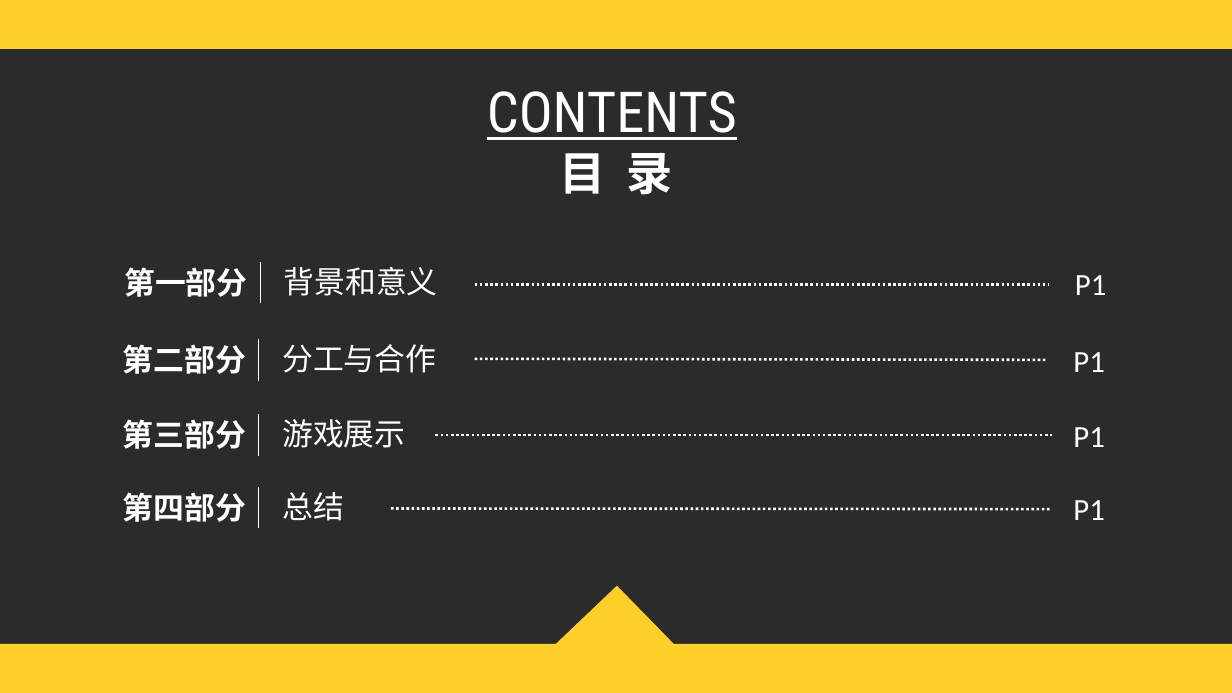
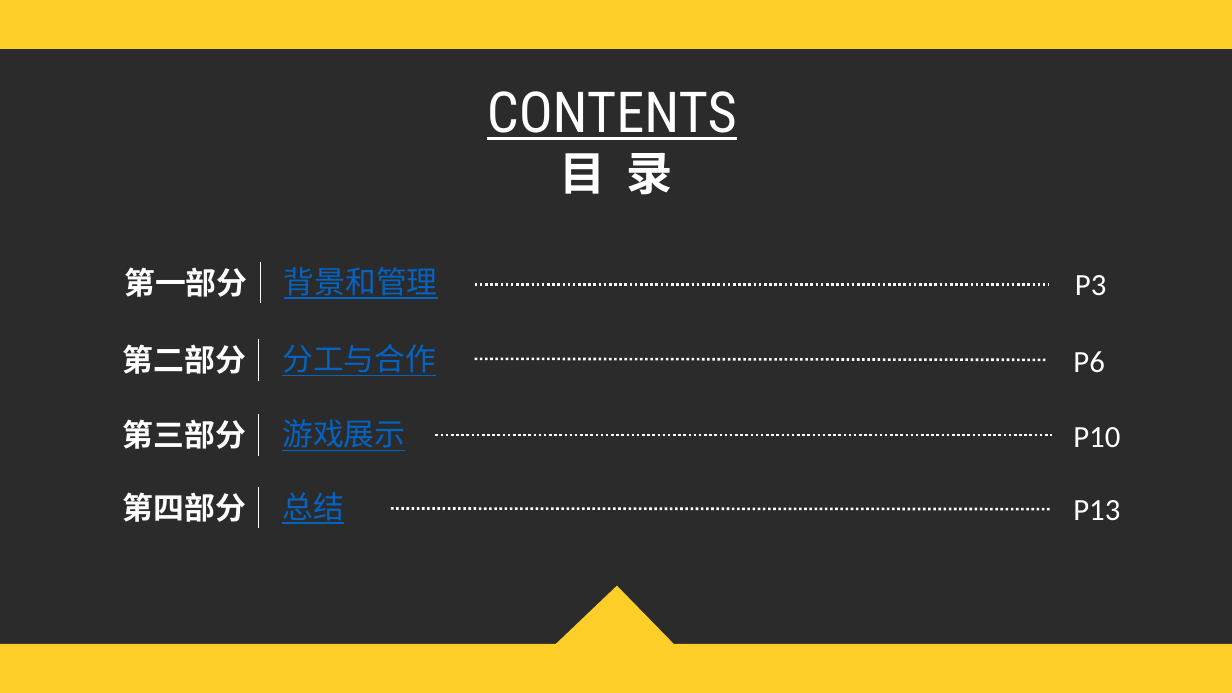
Before and after one commit to 1004032560/FourKings, a slide deck: slide 2 of 飞机大战项目/飞机大战.pptx. Drawn at 1232x693 pixels with LibreOffice and Linux fonts; fonts in the diff are those of the drawing; background and template pictures are left out; a plain dark background stands for a picture behind light text. Boxes give left, top, right and bottom in pixels: in the first picture for what was removed or moved away, otherwise in the second. Text is boxed around its words. In the diff, an @@ line names an element or a change of style, - is before the commit and + after.

Commit message:
update

```diff
--- a/飞机大战项目/飞机大战.pptx
+++ b/飞机大战项目/飞机大战.pptx
@@ text at [284, 267, 438, 299]: text changed; text colour #FFFFFF to #0563C1 @@
-背景和意义
+背景和管理
@@ text at [1075, 275, 1106, 296]: text changed @@
-P1
+P3
@@ text at [1073, 351, 1104, 373]: text changed @@
-P1
+P6
@@ text at [1073, 427, 1120, 447]: text changed @@
-P1
+P10
@@ text colour #FFFFFF to #0563C1, underline on in 3 elements at [282, 344, 436, 376], [282, 419, 405, 451], [282, 492, 344, 524] @@
@@ text at [1073, 500, 1120, 521]: text changed @@
-P1
+P13
```
Also in this commit, not shown: 4 other slides changed.
